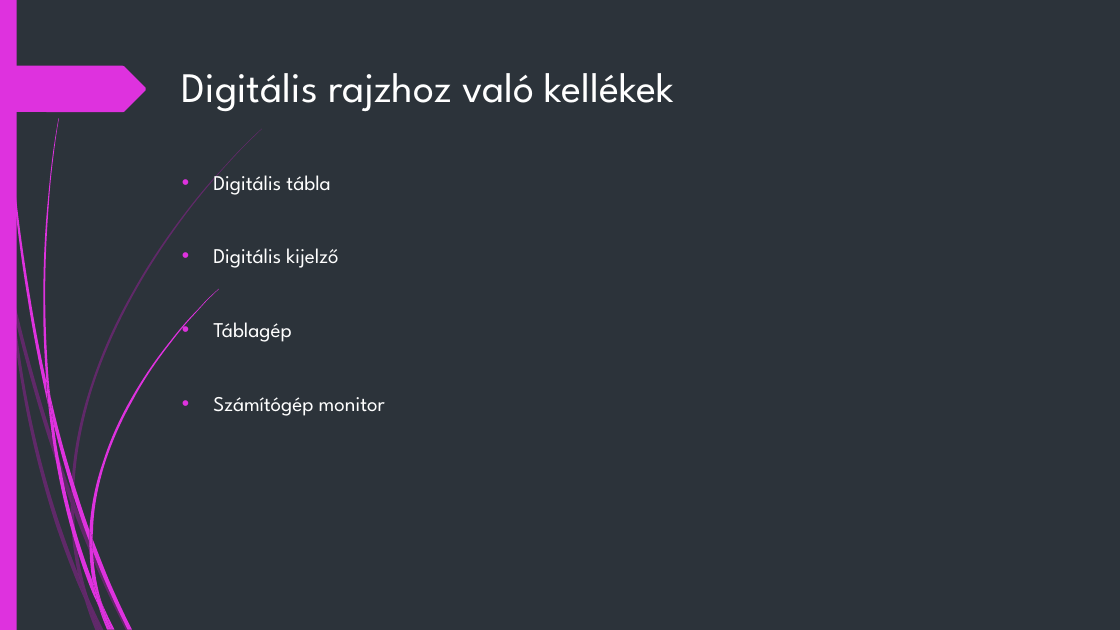
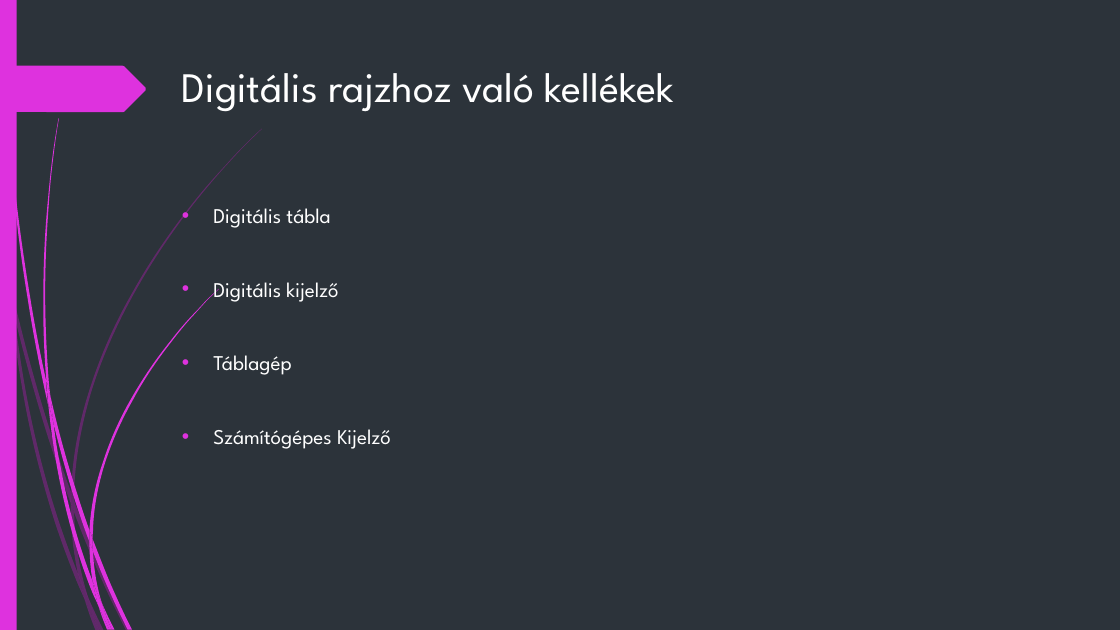
Before and after one commit to AcsBeni/AcsBenjamindigitalisrajz, a slide deck: slide 3 of ÁcsBenjámin.pptx. Drawn at 1120x630 pixels with LibreOffice and Linux fonts; fonts in the diff are those of the drawing. Boxes give left, top, right and bottom in pixels: in the first picture for what was removed or moved away, otherwise in the second. Text is boxed around its words. In the diff, an @@ line names an element or a change of style, - is before the commit and + after.

```diff
--- a/ÁcsBenjámin.pptx
+++ b/ÁcsBenjámin.pptx
@@ text "Digitális tábla": place and size @@
-text "Digitális tábla" at [213,171,385,416]
+text "Digitális tábla" at [213,208,391,449]
@@ text at [213,429,391,449]: text changed @@
-• Számítógép monitor
+• Számítógépes Kijelző
```
Also in this commit, not shown: 2 other slides changed, 1 slide added.
